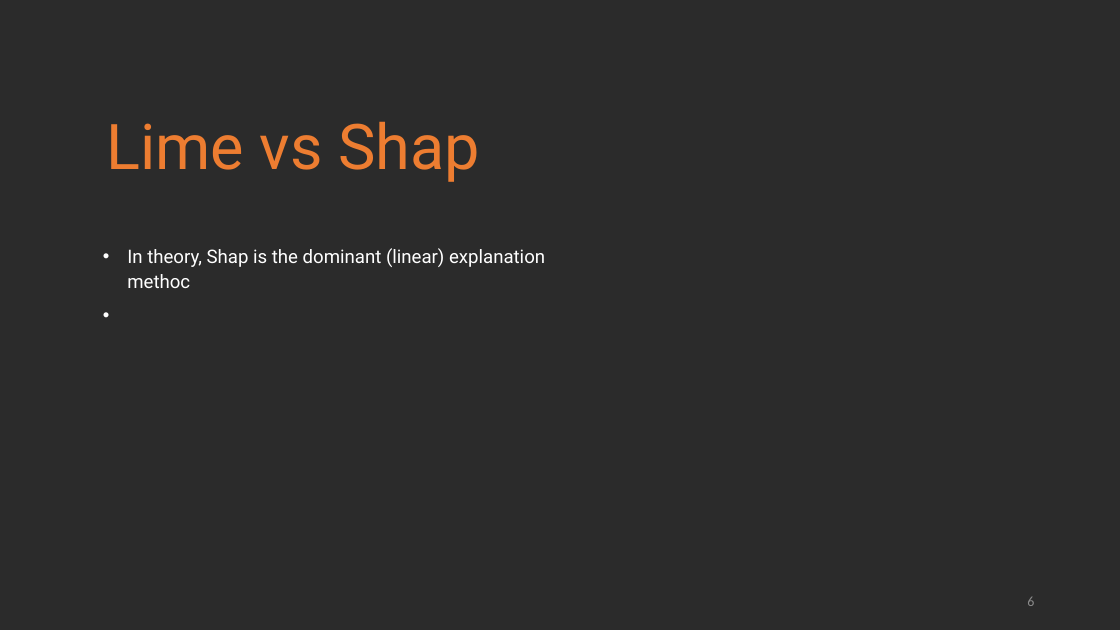
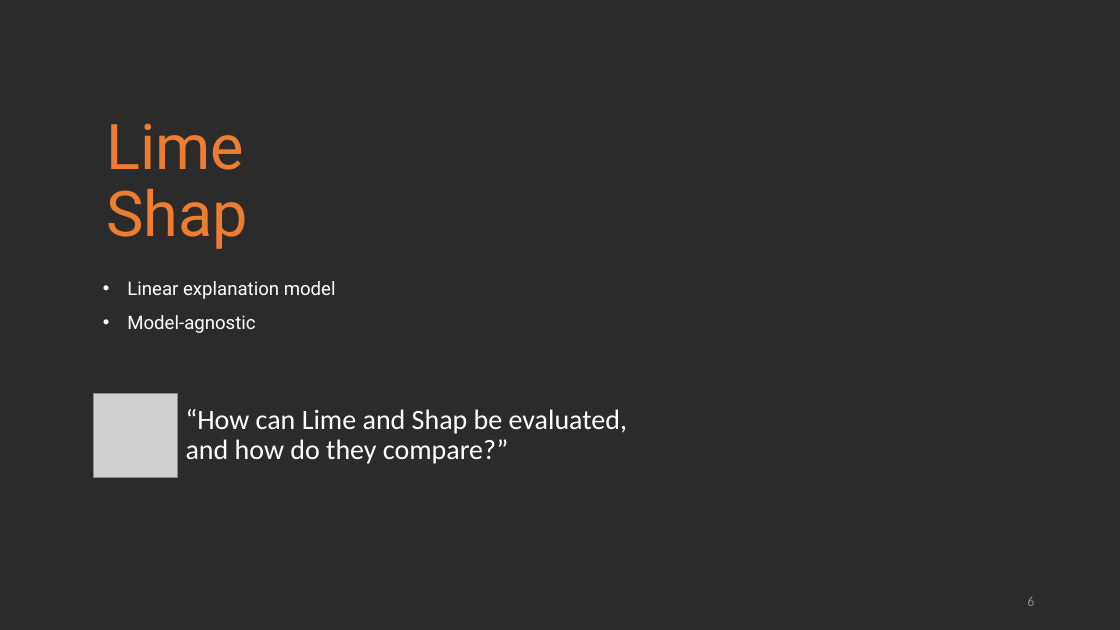
Before and after one commit to marnixm/lime_experiments, a slide deck: slide 6 of _Presentation/Thesis Marnix Maas (2020) - An assessment of black box model explainers.pptx. Drawn at 1120x630 pixels with LibreOffice and Linux fonts; fonts in the diff are those of the drawing; grey boxes stand for pictures; background and template pictures are left out; a plain dark background stands for a picture behind light text. Boxes give left, top, right and bottom in pixels: in the first picture for what was removed or moved away, otherwise in the second. Text is boxed around its words. In the diff, an @@ line names an element or a change of style, - is before the commit and + after.

```diff
--- a/_Presentation/Thesis Marnix Maas (2020) - An assessment of black box model explainers.pptx
+++ b/_Presentation/Thesis Marnix Maas (2020) - An assessment of black box model explainers.pptx
@@ text at (x1=106, y1=123, x2=248, y2=249): text changed @@
-Lime vs Shap
+Lime
+Shap
@@ text at (x1=127, y1=281, x2=336, y2=333): text changed @@
-    • In theory, Shap is the dominant (linear) explanation methoc
+    • Linear explanation model
+    • Model-agnostic
@@ picture added at (x1=93, y1=394, x2=177, y2=478) @@
@@ text added at (x1=186, y1=409, x2=627, y2=464), 24 pt, text #FFFFFF @@
+“How can Lime and Shap be evaluated, and how do they compare?”
```
Also in this commit, not shown: 18 other slides changed, 2 slides added, 9 slides removed, 10 other files.
